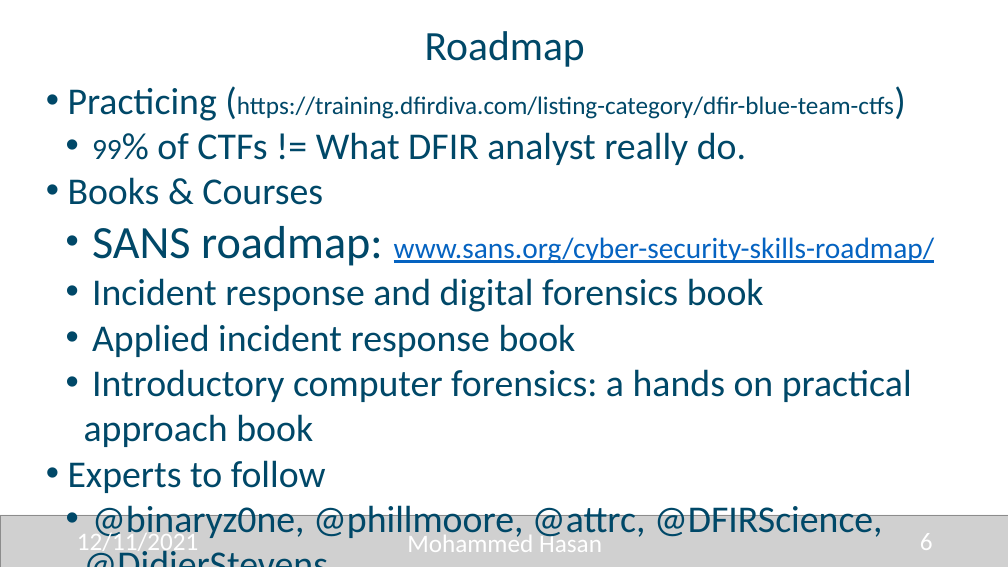
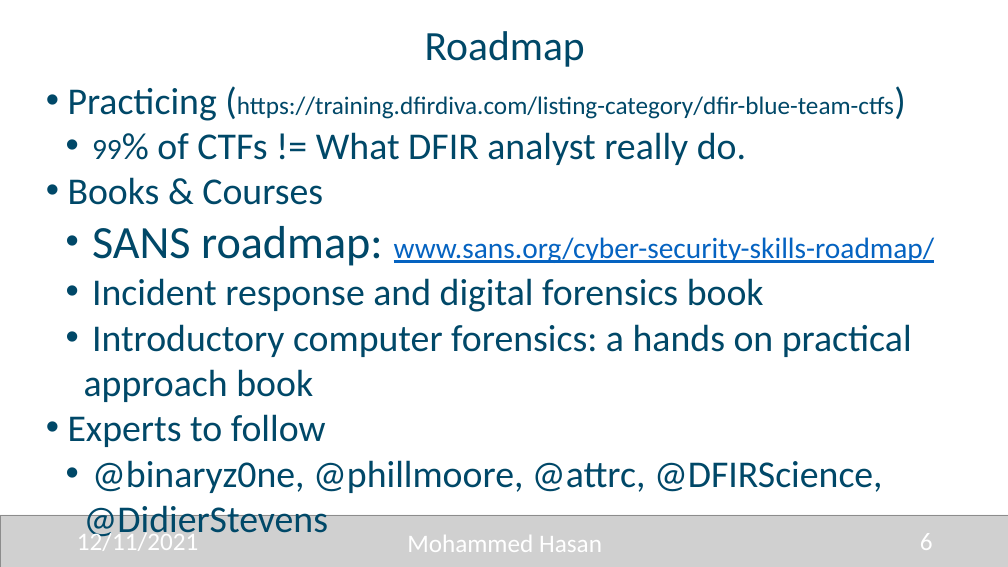
Before and after one commit to 0xHasanM/MISC, a slide deck: slide 6 of Talks/INSEC/INSEC.pptx. Drawn at 1008x567 pixels with LibreOffice and Linux fonts; fonts in the diff are those of the drawing; grey boxes stand for pictures. Boxes give left, top, right and bottom in pixels: in the first picture for what was removed or moved away, otherwise in the second. Text is boxed around its words. In the diff, an @@ line names an element or a change of style, - is before the commit and + after.

```diff
--- a/Talks/INSEC/INSEC.pptx
+++ b/Talks/INSEC/INSEC.pptx
@@ text at (92, 324, 576, 357): paragraph removed @@
-  • Applied incident response book
```
